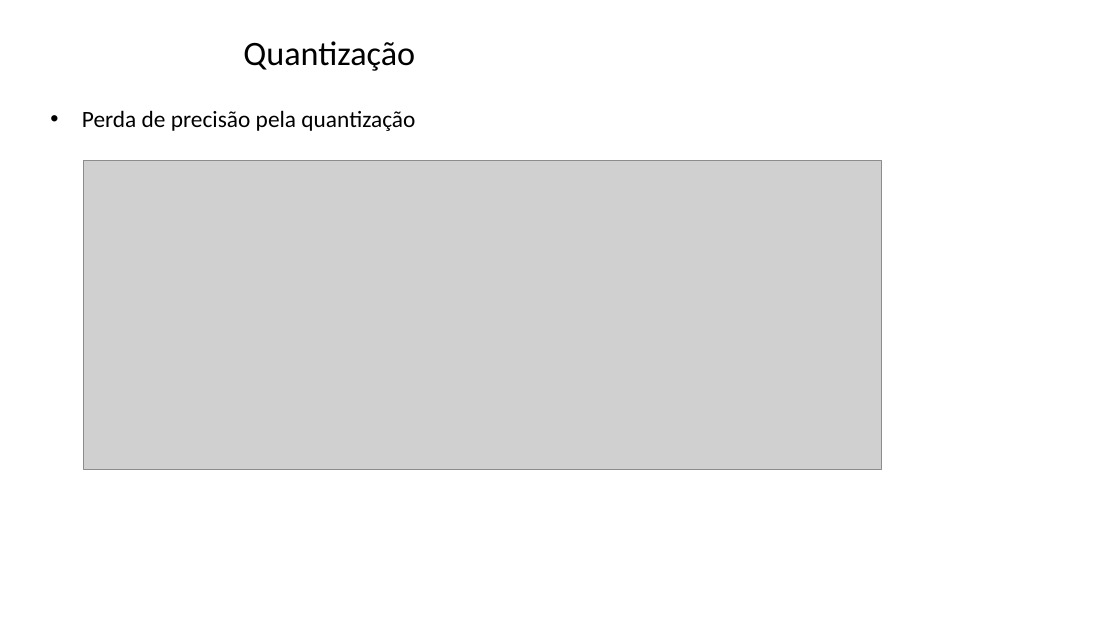
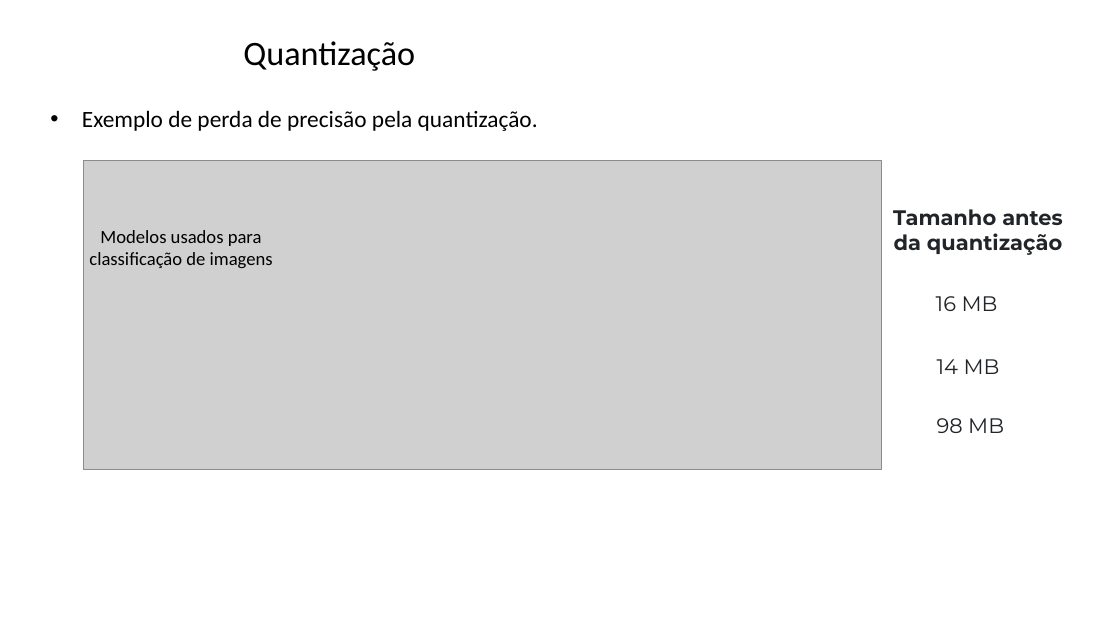
Before and after one commit to zz4fap/tp557-iot-ml, a slide deck: slide 38 of slides/TP557_14_introducao_tensorflowlite.pptx (slide 39 before the commit). Drawn at 1120x630 pixels with LibreOffice and Linux fonts; fonts in the diff are those of the drawing; grey boxes stand for pictures; background and template pictures are left out. Boxes give left, top, right and bottom in pixels: in the first picture for what was removed or moved away, otherwise in the second. Text is boxed around its words. In the diff, an @@ line names an element or a change of style, - is before the commit and + after.

```diff
--- a/slides/TP557_14_introducao_tensorflowlite.pptx
+++ b/slides/TP557_14_introducao_tensorflowlite.pptx
@@ text at bbox=[82, 110, 538, 131]: text changed @@
-• Perda de precisão pela quantização
+• Exemplo de perda de precisão pela quantização.
@@ text added at bbox=[893, 209, 1063, 255], 18 pt, text #212529, bold @@
+Tamanho antes da quantização
@@ text added at bbox=[89, 230, 273, 268], 16 pt, text #000000 @@
+Modelos usados para classificação de imagens
@@ text added at bbox=[936, 296, 998, 311], 18 pt, text #212529 @@
+16 MB
@@ text added at bbox=[937, 359, 1000, 374], 18 pt, text #212529 @@
+14 MB
@@ text added at bbox=[937, 418, 1004, 433], 18 pt, text #212529 @@
+98 MB
```
Also in this commit, not shown: 8 other slides changed, 1 slide removed.
